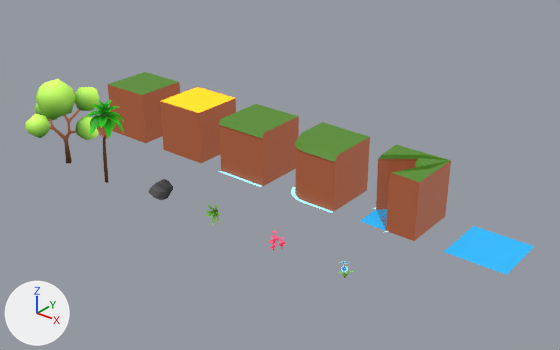
Renders of the glTF model assets/models/terrain_tileset.glb from each side of a commit.
The view is the same before and after, from a 50 mm lens placed at (22.62, -33.59, 12.19), pointed at (8.3, -15.69, 1.09). Every picture has the same lights, and +X, +Y and +Z are marked at lower left. The older version comes first. Vertices at exactly the same position are counted once.

Script lines for the objects in view, before the commit:
```python
me_prop_rock_mesh_001 = bpy.data.meshes.new('Prop_Rock_Mesh.001')
me_prop_rock_mesh_001.from_pydata(...)  # 53 vertices, 102 faces; spans x -0.351..0.351, y -0.289..0.289, z 0.0..0.7
me_prop_rock_mesh_001.materials.append(mat_gradient)
me_tile_cliff_corner_inner_mesh_002 = bpy.data.meshes.new('Tile_Cliff_Corner_Inner_Mesh.002')
me_tile_cliff_corner_inner_mesh_002.from_pydata(...)  # 52 vertices, 97 faces; spans x -1.15..1.0, y -1.15..1.0, z 0.0..2.0
me_tile_cliff_corner_inner_mesh_002.materials.append(mat_gradient)
me_tile_water_ocean_mesh_002 = bpy.data.meshes.new('Tile_Water_Ocean_Mesh.002')
me_tile_water_ocean_mesh_002.from_pydata(...)  # 4 vertices, 2 faces; spans x -1.0..1.0, y -1.0..1.0, z 0.0
me_tile_water_ocean_mesh_002.materials.append(mat_gradient)
ob_prop_rock = bpy.data.objects.new('Prop_Rock', me_prop_rock_mesh_001)
ob_prop_rock.location = (5.0, -18.0, 0.0)
ob_tile_cliff_corner_inner = bpy.data.objects.new('Tile_Cliff_Corner_Inner', me_tile_cliff_corner_inner_mesh_002)
ob_tile_cliff_corner_inner.location = (12.0, -14.0, 0.0)
ob_tile_water_ocean = bpy.data.objects.new('Tile_Water_Ocean', me_tile_water_ocean_mesh_002)
ob_tile_water_ocean.location = (15.0, -14.0, 0.0)
# also in view: 'Prop_Tree_Palm' at (2.5, -18.0, 1.5); 'Tile_Ground_Grass' at (0.0, -14.0, 1.0); 'Tile_Cliff_Straight' at (6.0, -14.07, 1.0); 'Prop_Tree_Round' at (0.0, -18.0, 1.6); 'Tile_Cliff_Corner_Outer' at (8.94, -14.03, 1.0)
```
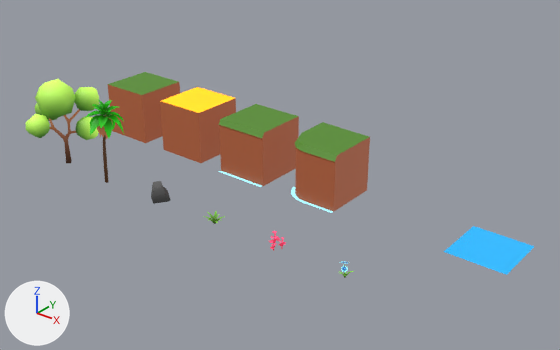
What differs and where, as boxes [x1, y1, x2, y2] in the pictures (560 x 350 px):
'Tile_Cliff_Corner_Inner', deleted (brown)
    before: [360, 145, 451, 241]
'Prop_Rock', moved, turned
    before: [148, 179, 173, 200]
    after: [151, 181, 171, 204]

Edits to the bpy script that builds the scene:
```text
Change me_prop_rock_mesh_001:
    used by ob_prop_rock; location = (5.0, -18.0, 0.0)
    remove me_prop_rock_mesh_001.from_pydata(...)  # 53 vertices, 102 faces; spans x -0.351..0.351, y -0.289..0.289, z 0.0..0.7
    add me_prop_rock_mesh_001.from_pydata(...)  # 53 vertices, 102 faces; spans x -0.351..0.351, y -0.383..0.317, z 0.06..0.638
    me_prop_rock_mesh_001 part 1: the whole mesh is turned -90 degrees about the x axis through its middle, then moved by (0.0, -0.033, -0.001)
Remove ob_tile_cliff_corner_inner:
    ob_tile_cliff_corner_inner = bpy.data.objects.new('Tile_Cliff_Corner_Inner', me_tile_cliff_corner_inner_mesh_002)
    ob_tile_cliff_corner_inner.location = (12.0, -14.0, 0.0)
```
